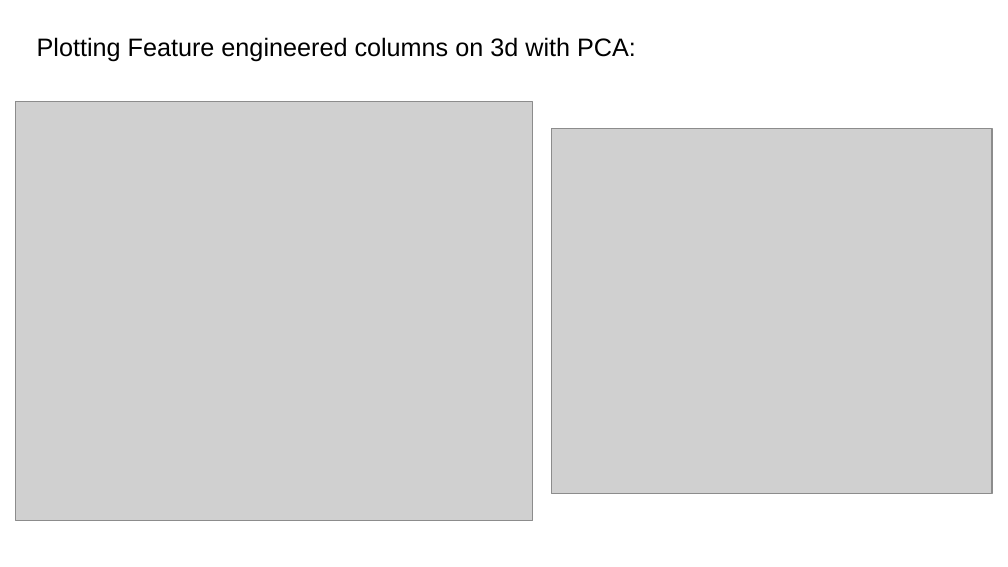
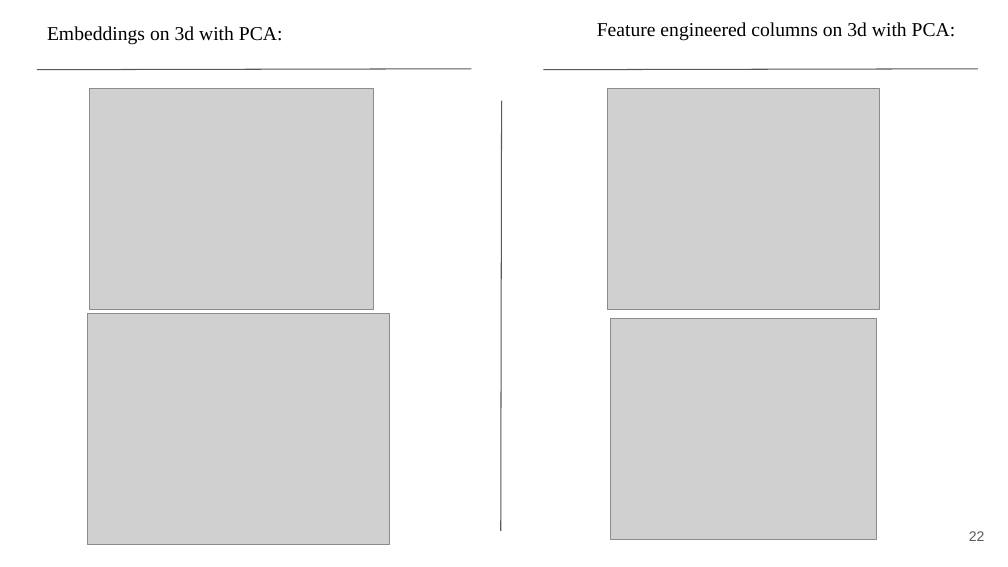
Before and after one commit to MwkosP/Mining-Intelligence, a slide deck: slide 22 of Thesis_Presentation_Panagiotis_Mokos.pptx (slide 27 before the commit). Drawn at 1008x567 pixels with LibreOffice and Linux fonts; fonts in the diff are those of the drawing; grey boxes stand for pictures. Boxes give left, top, right and bottom in pixels: in the first picture for what was removed or moved away, otherwise in the second. Text is boxed around its words. In the diff, an @@ line names an element or a change of style, - is before the commit and + after.

```diff
--- a/Thesis_Presentation_Panagiotis_Mokos.pptx
+++ b/Thesis_Presentation_Panagiotis_Mokos.pptx
@@ subtitle added at bbox=[47, 26, 283, 45], 14 pt, text #000000 @@
+Embeddings on 3d with PCA:
@@ subtitle at bbox=[597, 22, 956, 41]: text changed; size 18 to 14 pt; font Arial to Times New Roman @@
-Plotting Feature engineered columns on 3d with PCA:
+Feature engineered columns on 3d with PCA:
@@ line added from (37, 70) to (472, 69), #595959 0.75 pt @@
@@ picture added at bbox=[90, 89, 374, 309] @@
@@ line added from (543, 70) to (978, 69), #595959 0.75 pt @@
@@ picture: place and size @@
-picture at bbox=[16, 102, 533, 521]
+picture at bbox=[608, 89, 879, 309]
@@ line added from (502, 101) to (501, 531), #595959 0.75 pt @@
@@ picture added at bbox=[88, 313, 389, 543] @@
@@ picture: place and size @@
-picture at bbox=[551, 129, 992, 495]
+picture at bbox=[611, 319, 877, 539]
@@ page number added at bbox=[969, 531, 985, 541], 10 pt, text #595959 @@
+22
```
Also in this commit, not shown: 10 other slides changed, 18 slides added, 25 slides removed.
